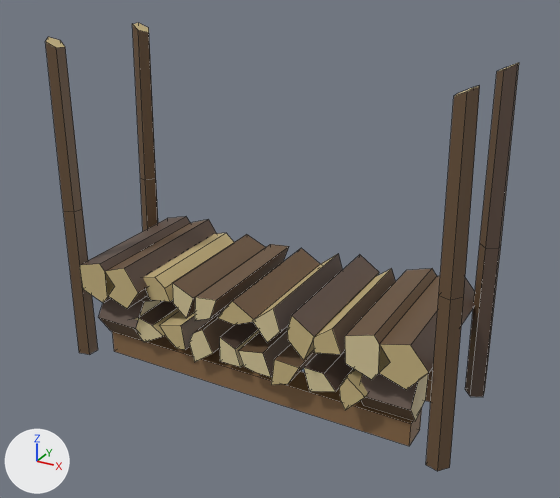
The Blender file art/kit/buildings/building.woodpile/building.woodpile.blend: old version first, new version second.
Both versions are drawn from a 50 mm lens placed at (1.099, -1.948, 1.423), pointed at (0.038, -0.018, 0.459). Arrows for +X, +Y and +Z are at lower left; the lights stay in place. The first picture is the older version. Mesh edges are drawn as thin lines.

Objects in the first picture: 'woodpile'.
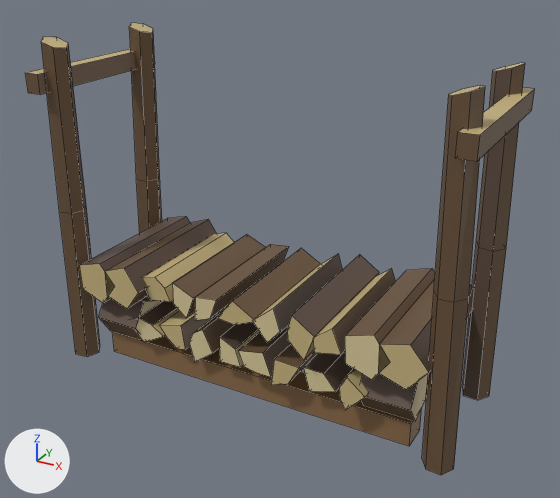
Changed parts and their boxes [x1, y1, x2, y2] in the pictures (560 x 498 px; the box of a moved part takes in the faces that stretch with it):
'woodpile', reshaped (7% wider)
    before: [45, 23, 519, 471]
    after: [26, 23, 535, 475]
part 1 of me_woodpile, added (brown)
    after: [26, 49, 155, 95]
part 2 of me_woodpile, added (brown)
    after: [456, 88, 535, 161]
part 3 of me_woodpile, rebuilt (16% wider)
    before: [465, 63, 519, 397]
    after: [462, 63, 525, 400]
part 4 of me_woodpile, rebuilt (16% wider)
    before: [426, 86, 480, 471]
    after: [422, 85, 485, 475]
part 5 of me_woodpile, moved or reshaped
    before: [45, 23, 158, 355]
    after: [41, 23, 162, 357]

The change, as a list of edits to the scene's bpy script:
```text
Change me_woodpile:
    used by ob_woodpile; location = (0.0, 0.0, 0.0)
    remove me_woodpile.from_pydata(...)  # 290 vertices, 209 faces; spans x -0.673..0.675, y -0.24..0.242, z 0.0..1.074
    add me_woodpile.from_pydata(...)  # 318 vertices, 229 faces; spans x -0.69..0.688, y -0.279..0.278, z 0.0..1.073
    me_woodpile part 1: a new loose piece, a box spanning x -0.68..-0.63, y -0.278..0.278, z 0.917..0.977, in mat_palette (picture img_palette_png)
    me_woodpile part 2: a new loose piece, a box spanning x 0.632..0.682, y -0.279..0.265, z 0.908..0.968, in mat_palette (picture img_palette_png)
    me_woodpile part 3: the loose piece of 15 vertices spanning x 0.591..0.664, y 0.166..0.229, z 0.0..1.046 is rebuilt with 18 vertices and now spans x 0.578..0.679, y 0.154..0.239, z 0.0..1.047
    me_woodpile part 4: the loose piece of 15 vertices spanning x 0.599..0.675, y -0.237..-0.17, z 0.0..1.06 is rebuilt with 18 vertices and now spans x 0.583..0.688, y -0.246..-0.159, z 0.0..1.06
    me_woodpile part 5
    17 vertices are removed from x -0.673..-0.594, y -0.235..0.237, z 0.0..1.074
    22 faces are deleted
    13 vertices move from x -0.672..-0.592, y -0.234..0.191, z 0.0..1.064 to x -0.666..-0.577, y -0.246..0.208, z 0.0..1.054
    23 vertices are added at x -0.69..-0.6, y -0.246..0.246, z 0.0..1.073
    26 new faces join them
```
